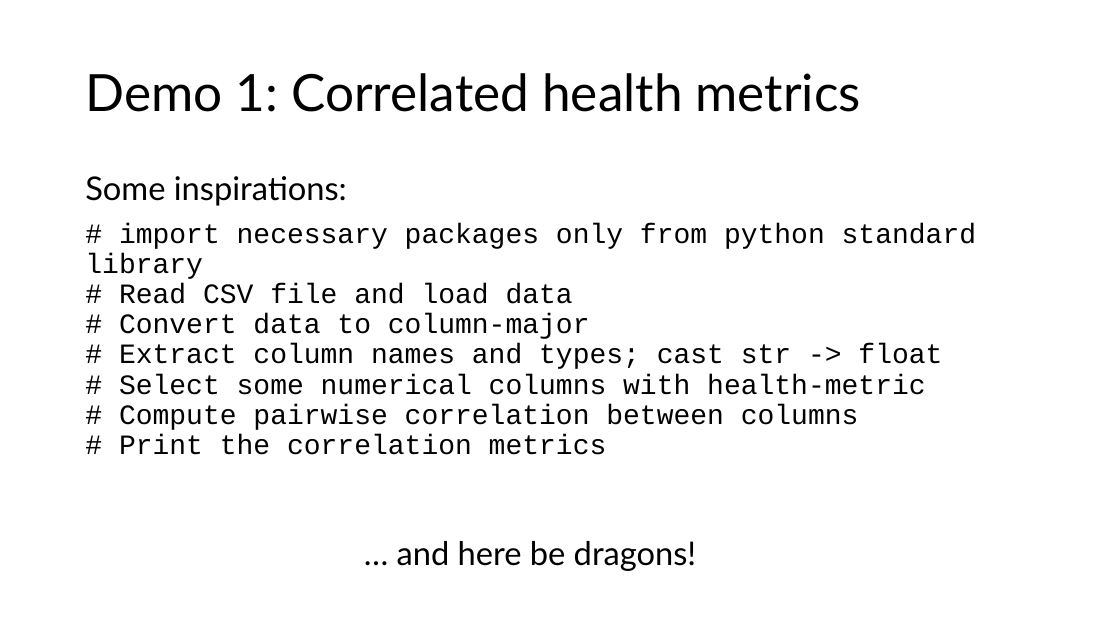
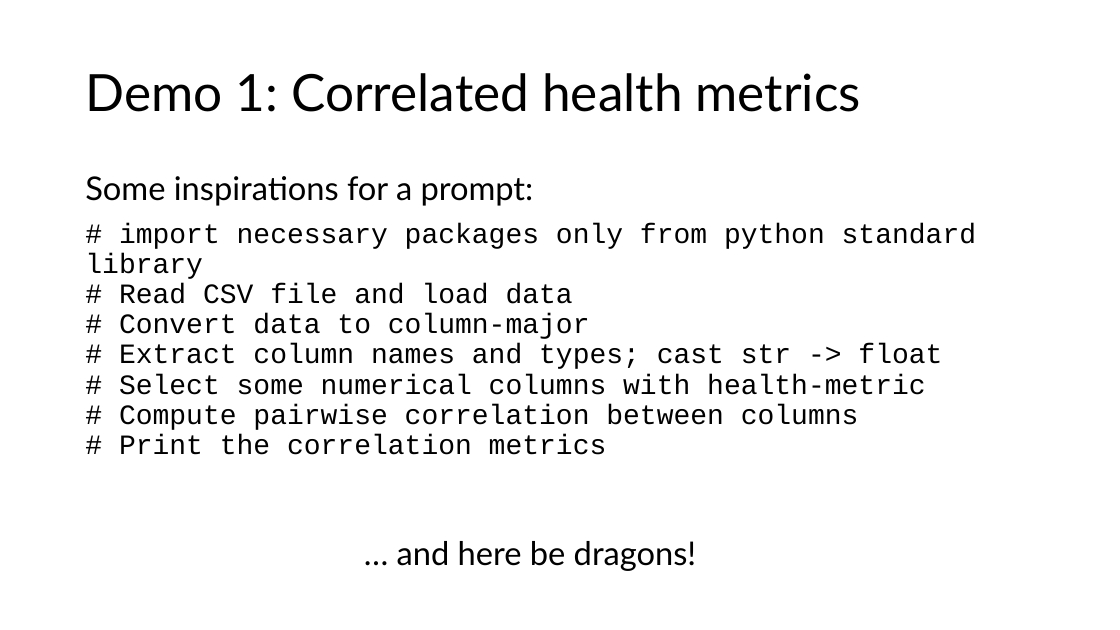
Before and after one commit to moravveji/python_intro_training, a slide deck: slide 9 of slides-pptx/11-Python_intro-AI-coding.pptx. Drawn at 1120x630 pixels with LibreOffice and Linux fonts; fonts in the diff are those of the drawing. Boxes give left, top, right and bottom in pixels: in the first picture for what was removed or moved away, otherwise in the second. Text is boxed around its words. In the diff, an @@ line names an element or a change of style, - is before the commit and + after.

```diff
--- a/slides-pptx/11-Python_intro-AI-coding.pptx
+++ b/slides-pptx/11-Python_intro-AI-coding.pptx
@@ text at (x1=85, y1=176, x2=534, y2=206): text changed @@
-Some inspirations:
+Some inspirations for a prompt:
```
Also in this commit, not shown: 1 other slide changed, 17 other files.
